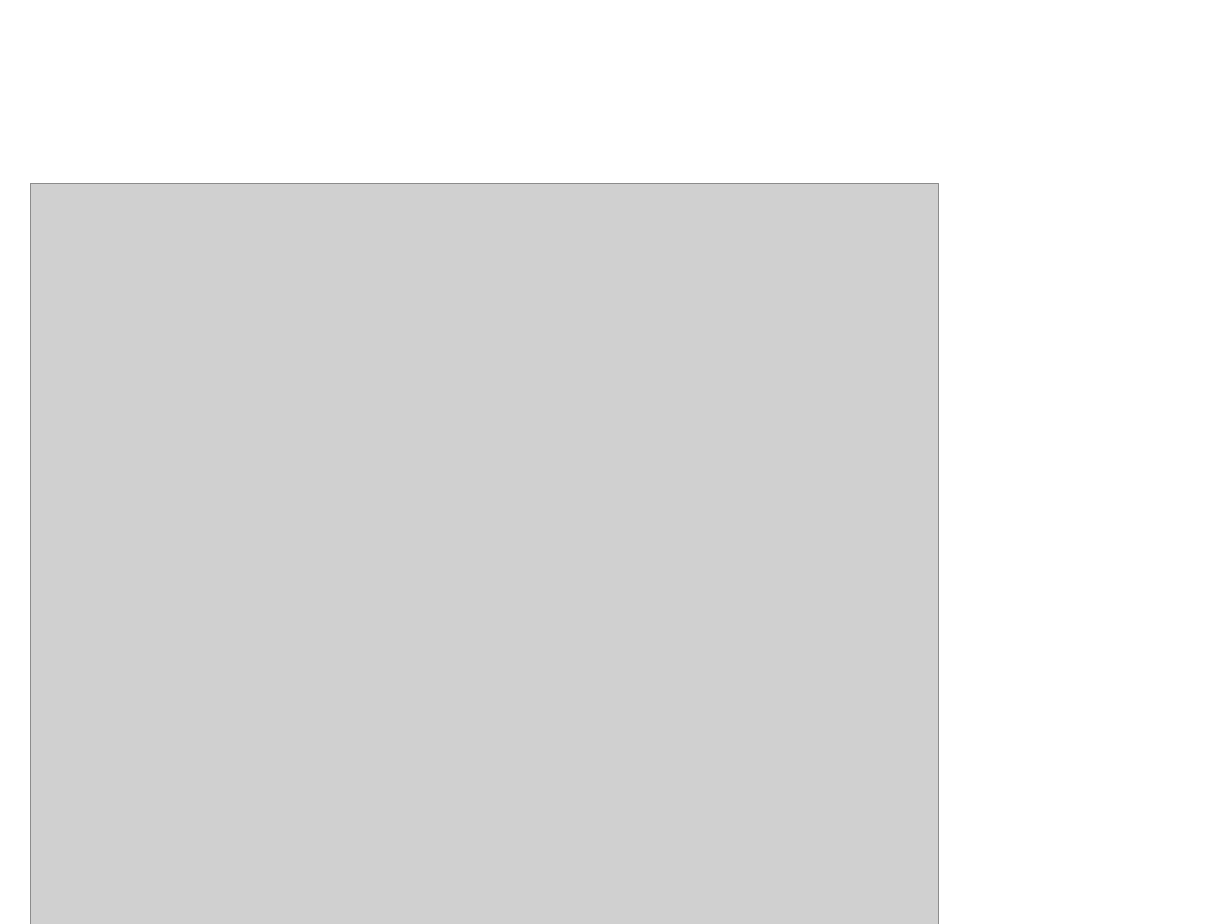
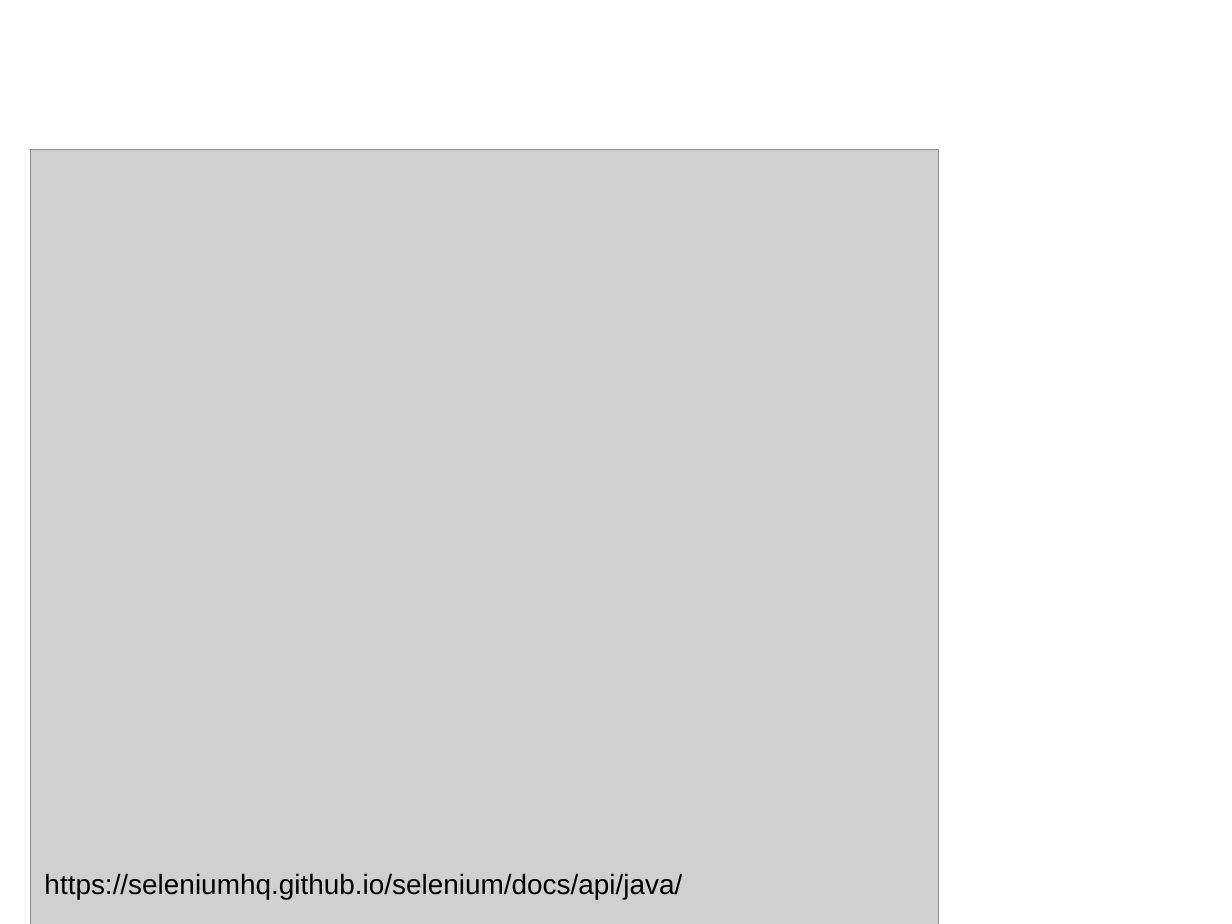
Before and after one commit to sergueik/SKDF, a slide deck: slide 2 of SKDF.odp. Drawn at 1232x924 pixels with LibreOffice and Linux fonts; fonts in the diff are those of the drawing; grey boxes stand for pictures; background and template pictures are left out. Boxes give left, top, right and bottom in pixels: in the first picture for what was removed or moved away, otherwise in the second. Text is boxed around its words. In the diff, an @@ line names an element or a change of style, - is before the commit and + after.

```diff
--- a/SKDF.odp
+++ b/SKDF.odp
@@ title "Core Selenium Class Hierarchy" at [130,149,926,151]: font Lato to Arial Narrow @@
@@ picture: place and size @@
-picture at [30,183,939,924]
+picture at [30,150,939,924]
@@ text added at [44,873,682,899], 18 pt, text #000000 @@
+https://seleniumhq.github.io/selenium/docs/api/java/
```
Also in this commit, not shown: 7 other slides changed, 10 slides added, 1 other file.
